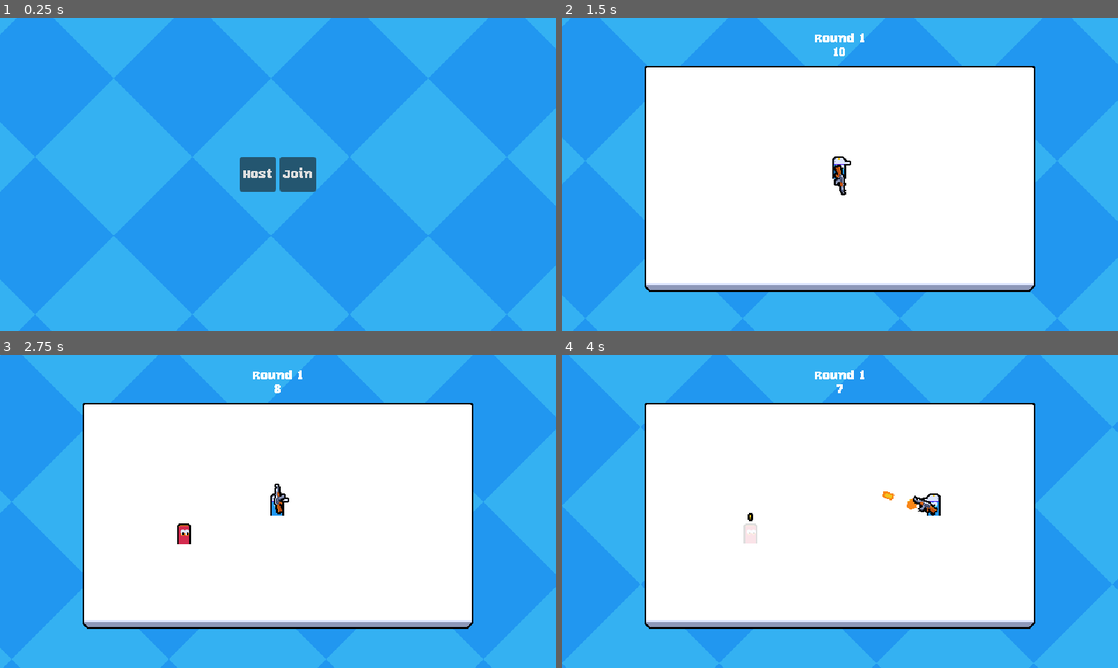
Above: before the commit, frames 1-4 (two rows, left to right).
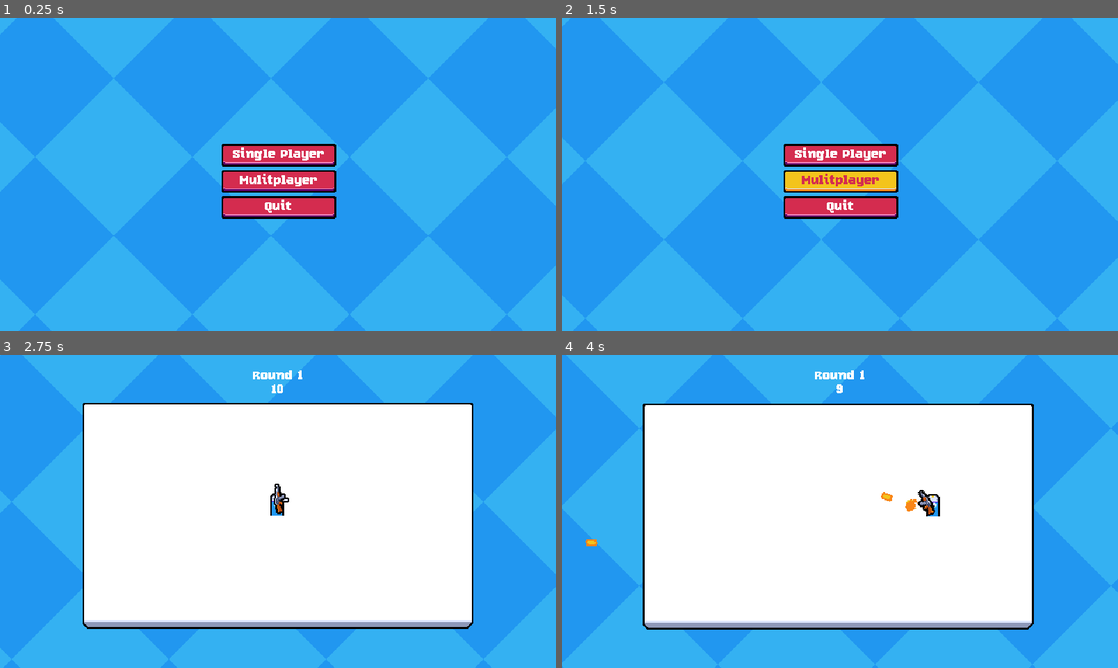
Above: after the commit, the same moments.

Repository: samprce11/2d-multiplayer-course
Game: Godot game, scene res://ui/main_menu.tscn
Same seed, same stepped clock (60 frames per second), same inputs: the game is played once before the commit and once after it.
Inputs (mouse positions are in pixels of both pictures, inside the frame that each line leads up to):
- Up to frame 1 (0.25 s): no input
- Up to frame 2 (1.5 s): click (817, 174) at 0.5 s, where only the run before the commit has a clickable "Host"; click (840, 180) at 1.25 s, where only the run after the commit has a clickable "Mulitplayer"
- Up to frame 3 (2.75 s): click (278, 492) at 2 s, where only the run after the commit has a clickable "Single Player"
- Up to frame 4 (4 s): tap Enter at 2.75 s; move the mouse to (962, 495) at 2.77 s; press the mouse at (962, 495) at 2.78 s; hold D (move_right) 2.78-3.5 s; tap Space (ui_select) at 3.02 s; release the mouse at (962, 495) at 3.5 s; drag from (728, 527) to (928, 505) at 3.52 s

The runs differ from the first frame. In frame 1, 4.6% of the frame differs, in the area x 39-61%, y 40-65%; in frame 2, 51%, in the area x 14-86%, y 4-88%; in frame 3, 0.2%; in frame 4, 3.1%.

Commit message:
added particle effects, screenshake, wincon, main menu rework

Diff:
--- a/components/hurtbox_component.gd
+++ b/components/hurtbox_component.gd
@@ -1,5 +1,7 @@
 class_name HurtboxComponent
 extends Area2D
+
+signal hit
 
 @export var health_component: HealthComponent
 
@@ -11,6 +13,7 @@
 func _handle_hit(hitbox_component: HitboxComponent):
 	hitbox_component.register_hurtbox_hit(self)
 	health_component.damage(hitbox_component.damage)
+	hit.emit()
 
 func _on_area_entered(other_area: Area2D):
 	if !is_multiplayer_authority() || other_area is not HitboxComponent:
--- /dev/null
+++ b/effects/enemy_ground_particles/enemy_ground_particles.tscn
@@ -0,0 +1,106 @@
+[gd_scene format=3 uid="uid://rdl8mfbsapy2"]
+
+[ext_resource type="Texture2D" uid="uid://cgft2qisoh7dy" path="res://assets/particles.png" id="1_x3keg"]
+
+[sub_resource type="Animation" id="Animation_x3keg"]
+length = 0.001
+tracks/0/type = "value"
+tracks/0/imported = false
+tracks/0/enabled = true
+tracks/0/path = NodePath("GPUParticles2D:emitting")
+tracks/0/interp = 1
+tracks/0/loop_wrap = true
+tracks/0/keys = {
+"times": PackedFloat32Array(0),
+"transitions": PackedFloat32Array(1),
+"update": 1,
+"values": [false]
+}
+
+[sub_resource type="Animation" id="Animation_7pyn6"]
+resource_name = "default"
+length = 15.0
+tracks/0/type = "value"
+tracks/0/imported = false
+tracks/0/enabled = true
+tracks/0/path = NodePath("GPUParticles2D:emitting")
+tracks/0/interp = 1
+tracks/0/loop_wrap = true
+tracks/0/keys = {
+"times": PackedFloat32Array(0),
+"transitions": PackedFloat32Array(1),
+"update": 1,
+"values": [true]
+}
+tracks/1/type = "method"
+tracks/1/imported = false
+tracks/1/enabled = true
+tracks/1/path = NodePath(".")
+tracks/1/interp = 1
+tracks/1/loop_wrap = true
+tracks/1/keys = {
+"times": PackedFloat32Array(15),
+"transitions": PackedFloat32Array(1),
+"values": [{
+"args": [],
+"method": &"queue_free"
+}]
+}
+
+[sub_resource type="AnimationLibrary" id="AnimationLibrary_16j3x"]
+_data = {
+&"RESET": SubResource("Animation_x3keg"),
+&"default": SubResource("Animation_7pyn6")
+}
+
+[sub_resource type="CanvasItemMaterial" id="CanvasItemMaterial_x3keg"]
+particles_animation = true
+particles_anim_h_frames = 4
+particles_anim_v_frames = 1
+particles_anim_loop = false
+
+[sub_resource type="Gradient" id="Gradient_x3keg"]
+colors = PackedColorArray(0.83137256, 0.17254902, 0.30980393, 1, 0.83137256, 0.17254902, 0.30980393, 1)
+
+[sub_resource type="GradientTexture1D" id="GradientTexture1D_7pyn6"]
+gradient = SubResource("Gradient_x3keg")
+
+[sub_resource type="Curve" id="Curve_7pyn6"]
+_data = [Vector2(0, 0), 0.0, 0.0, 0, 0, Vector2(0.006430868, 1), 0.0, 0.0, 0, 0, Vector2(0.83240217, 1), 0.0, 0.0, 0, 0, Vector2(1, 0), 0.0, 0.0, 0, 0]
+point_count = 4
+
+[sub_resource type="CurveTexture" id="CurveTexture_x3keg"]
+curve = SubResource("Curve_7pyn6")
+
+[sub_resource type="ParticleProcessMaterial" id="ParticleProcessMaterial_x3keg"]
+lifetime_randomness = 0.5
+particle_flag_disable_z = true
+emission_shape = 1
+emission_sphere_radius = 32.0
+angle_min = -720.0
+angle_max = 720.0
+gravity = Vector3(0, 0, 0)
+scale_min = 0.5
+scale_max = 1.5
+scale_curve = SubResource("CurveTexture_x3keg")
+color_initial_ramp = SubResource("GradientTexture1D_7pyn6")
+anim_offset_max = 1.0
+
+[node name="EnemyGroundParticles" type="Node2D" unique_id=812573815]
+
+[node name="AnimationPlayer" type="AnimationPlayer" parent="." unique_id=358291856]
+libraries/ = SubResource("AnimationLibrary_16j3x")
+autoplay = &"default"
+
+[node name="GPUParticles2D" type="GPUParticles2D" parent="." unique_id=561098533]
+material = SubResource("CanvasItemMaterial_x3keg")
+emitting = false
+amount = 10
+texture = ExtResource("1_x3keg")
+lifetime = 10.0
+one_shot = true
+explosiveness = 0.98
+fixed_fps = 0
+interpolate = false
+local_coords = true
+process_material = SubResource("ParticleProcessMaterial_x3keg")
--- /dev/null
+++ b/effects/enemy_impact_particles/enemy_impact_particles.tscn
@@ -0,0 +1,107 @@
+[gd_scene format=3 uid="uid://bwyu5o3vlis55"]
+
+[ext_resource type="Texture2D" uid="uid://cgft2qisoh7dy" path="res://assets/particles.png" id="1_q83w0"]
+
+[sub_resource type="Animation" id="Animation_q83w0"]
+length = 0.001
+tracks/0/type = "value"
+tracks/0/imported = false
+tracks/0/enabled = true
+tracks/0/path = NodePath("GPUParticles2D:emitting")
+tracks/0/interp = 1
+tracks/0/loop_wrap = true
+tracks/0/keys = {
+"times": PackedFloat32Array(0),
+"transitions": PackedFloat32Array(1),
+"update": 1,
+"values": [false]
+}
+
+[sub_resource type="Animation" id="Animation_o3hju"]
+resource_name = "default"
+tracks/0/type = "value"
+tracks/0/imported = false
+tracks/0/enabled = true
+tracks/0/path = NodePath("GPUParticles2D:emitting")
+tracks/0/interp = 1
+tracks/0/loop_wrap = true
+tracks/0/keys = {
+"times": PackedFloat32Array(0),
+"transitions": PackedFloat32Array(1),
+"update": 1,
+"values": [true]
+}
+tracks/1/type = "method"
+tracks/1/imported = false
+tracks/1/enabled = true
+tracks/1/path = NodePath(".")
+tracks/1/interp = 1
+tracks/1/loop_wrap = true
+tracks/1/keys = {
+"times": PackedFloat32Array(0.96666664),
+"transitions": PackedFloat32Array(1),
+"values": [{
+"args": [],
+"method": &"queue_free"
+}]
+}
+
+[sub_resource type="AnimationLibrary" id="AnimationLibrary_fboql"]
+_data = {
+&"RESET": SubResource("Animation_q83w0"),
+&"default": SubResource("Animation_o3hju")
+}
+
+[sub_resource type="CanvasItemMaterial" id="CanvasItemMaterial_q83w0"]
+particles_animation = true
+particles_anim_h_frames = 4
+particles_anim_v_frames = 1
+particles_anim_loop = false
+
+[sub_resource type="Gradient" id="Gradient_q83w0"]
+colors = PackedColorArray(0.83137256, 0.17254902, 0.30980393, 1, 0.6507925, 0.10638351, 0.22825816, 1)
+
+[sub_resource type="GradientTexture1D" id="GradientTexture1D_o3hju"]
+gradient = SubResource("Gradient_q83w0")
+
+[sub_resource type="Curve" id="Curve_o3hju"]
+_data = [Vector2(0, 0), 0.0, 0.0, 0, 0, Vector2(0.24301676, 0.99999994), 0.0, 0.0, 0, 0, Vector2(1, 0.014184356), 0.0, 0.0, 0, 0]
+point_count = 3
+
+[sub_resource type="CurveTexture" id="CurveTexture_q83w0"]
+curve = SubResource("Curve_o3hju")
+
+[sub_resource type="ParticleProcessMaterial" id="ParticleProcessMaterial_e25si"]
+lifetime_randomness = 0.5
+particle_flag_disable_z = true
+angle_min = -720.0
+angle_max = 720.0
+direction = Vector3(0, -1, 0)
+spread = 70.0
+initial_velocity_min = 100.0
+initial_velocity_max = 200.0
+angular_velocity_min = -720.0
+angular_velocity_max = 719.99994
+gravity = Vector3(0, 700, 0)
+scale_min = 0.5
+scale_curve = SubResource("CurveTexture_q83w0")
+color_initial_ramp = SubResource("GradientTexture1D_o3hju")
+anim_offset_max = 1.0
+
+[node name="EnemyImpactParticles" type="Node2D" unique_id=1849425981]
+
+[node name="AnimationTree" type="AnimationPlayer" parent="." unique_id=348694632]
+libraries/ = SubResource("AnimationLibrary_fboql")
+autoplay = &"default"
+
+[node name="GPUParticles2D" type="GPUParticles2D" parent="." unique_id=625392735]
+material = SubResource("CanvasItemMaterial_q83w0")
+emitting = false
+amount = 3
+texture = ExtResource("1_q83w0")
+lifetime = 0.4
+one_shot = true
+explosiveness = 0.9
+fixed_fps = 0
+interpolate = false
+process_material = SubResource("ParticleProcessMaterial_e25si")
--- a/entities/enemy/enemy.gd
+++ b/entities/enemy/enemy.gd
@@ -7,6 +7,10 @@
 @onready var charge_attack_timer: Timer = $ChargeAttackTimer
 @onready var hitbox_collision_shape: CollisionShape2D = $HitboxComponent/HitboxCollisionShape
 @onready var alert_sprite: Sprite2D = $AlertSprite
+@onready var hurtbox_component: HurtboxComponent = $HurtboxComponent
+
+var hit_particles_scene: PackedScene = preload("uid://bwyu5o3vlis55")
+var ground_particles_scene: PackedScene = preload("uid://rdl8mfbsapy2")
 
 var target_position: Vector2
 var state_machine: CallableStateMachine = CallableStateMachine.new()
@@ -38,6 +42,7 @@
 	if is_multiplayer_authority():
 		health_component.died.connect(_on_died)
 		state_machine.set_initial_state(state_spawn)
+		hurtbox_component.hit.connect(_on_hit)
 
 
 func _process(_delta: float) -> void:
@@ -159,6 +164,29 @@
 		alert_tween.tween_property(alert_sprite, "scale", Vector2.ZERO, .2).set_ease(Tween.EASE_IN).set_trans(Tween.TRANS_BACK)
 
 
+@rpc("authority", "call_local", "unreliable")
+func spawn_hit_particles_scene():
+	var hit_particles: Node2D = hit_particles_scene.instantiate()
+	hit_particles.global_position = hurtbox_component.global_position
+	get_parent().add_child(hit_particles)
+
+@rpc("authority", "call_local", "unreliable")
+func spawn_ground_particles_scene():
+	var death_particles: Node2D = ground_particles_scene.instantiate()
+
+	var background_node: Node = Main.background_mask
+	if !is_instance_valid(background_node):
+		background_node = get_parent()
+
+	background_node.add_child(death_particles)
+	death_particles.global_position = hurtbox_component.global_position
+
+
 func _on_died():
+	spawn_ground_particles_scene.rpc()
 	GameEvents.emit_enemy_died()
 	queue_free()
+
+
+func _on_hit():
+	spawn_hit_particles_scene.rpc()
--- a/entities/enemy/enemy.tscn
+++ b/entities/enemy/enemy.tscn
@@ -7,6 +7,7 @@
 [ext_resource type="Texture2D" uid="uid://01eommdkx5wq" path="res://entities/enemy/attack_alert.png" id="4_d50e0"]
 [ext_resource type="PackedScene" uid="uid://v03hlrv36pjd" path="res://components/hitbox_component.tscn" id="5_4wwj3"]
 [ext_resource type="PackedScene" uid="uid://c8w6852nja4j6" path="res://components/hit_flash_sprite_component.tscn" id="5_61ikd"]
+[ext_resource type="Shader" uid="uid://dwsm7d22kjd4h" path="res://resources/shaders/hit_flash.gdshader" id="6_721x4"]
 
 [sub_resource type="SceneReplicationConfig" id="SceneReplicationConfig_im2q6"]
 properties/0/path = NodePath(".:global_position")
@@ -21,6 +22,11 @@
 
 [sub_resource type="RectangleShape2D" id="RectangleShape2D_dt443"]
 size = Vector2(16, 23)
+
+[sub_resource type="ShaderMaterial" id="ShaderMaterial_eaj7m"]
+resource_local_to_scene = true
+shader = ExtResource("6_721x4")
+shader_parameter/percent = 0.0
 
 [sub_resource type="CircleShape2D" id="CircleShape2D_2iv3x"]
 radius = 5.0
@@ -66,6 +72,7 @@
 [node name="Visuals" type="Node2D" parent="." unique_id=546478987]
 
 [node name="HitFlashSpriteComponent" parent="Visuals" unique_id=1786458390 node_paths=PackedStringArray("health_component") instance=ExtResource("5_61ikd")]
+material = SubResource("ShaderMaterial_eaj7m")
 texture = ExtResource("1_ksmh7")
 centered = false
 offset = Vector2(-8, -23)
--- a/entities/player/player.gd
+++ b/entities/player/player.gd
@@ -67,6 +67,9 @@
 
 	animation_player.play("fire")
 
+	if player_input_synchronizer_component.is_multiplayer_authority():
+		GameCamera.thug_shaker(1)
+
 
 func kill():
 	if not is_multiplayer_authority():
--- /dev/null
+++ b/game_camera.gd
@@ -0,0 +1,39 @@
+class_name GameCamera
+extends Camera2D
+
+const NOISE_GROWTH: float = 750;
+const SHAKE_DECAY_RATE: float = 10;
+
+@export var noise_texture: FastNoiseLite
+@export var shake_strength: float = 8
+
+static var instance: GameCamera
+
+var noise_offset_x: float
+var noise_offset_y: float
+
+var current_shake_percentage: float
+
+
+func _ready() -> void:
+	instance = self
+
+
+func _process(delta: float) -> void:
+	if current_shake_percentage == 0.0:
+		return
+
+	noise_offset_x += NOISE_GROWTH * delta
+	noise_offset_y += NOISE_GROWTH * delta
+
+	var offset_sample_x := noise_texture.get_noise_2d(noise_offset_x, 0)
+	var offset_sample_y := noise_texture.get_noise_2d(0, noise_offset_y)
+
+	offset = Vector2(offset_sample_x, offset_sample_y) * shake_strength * current_shake_percentage * current_shake_percentage
+
+	current_shake_percentage = max(current_shake_percentage - (SHAKE_DECAY_RATE * delta), 0)
+
+
+# this is a public method used to set the camera shake amount, not thug shaking
+static func thug_shaker(shake_percent: float):
+	instance.current_shake_percentage = clamp(shake_percent, 0, 1)
--- /dev/null
+++ b/game_camera.tscn
@@ -0,0 +1,11 @@
+[gd_scene format=3 uid="uid://ybhwe22fnqan"]
+
+[ext_resource type="Script" uid="uid://d3e0d0fl2233e" path="res://game_camera.gd" id="1_a63qp"]
+
+[sub_resource type="FastNoiseLite" id="FastNoiseLite_a63qp"]
+noise_type = 3
+
+[node name="GameCamera" type="Camera2D" unique_id=917075178]
+script = ExtResource("1_a63qp")
+noise_texture = SubResource("FastNoiseLite_a63qp")
+shake_strength = 12.0
--- a/main.gd
+++ b/main.gd
@@ -1,18 +1,27 @@
+class_name Main
 extends Node
 
 const MAIN_MENU_SCENE_PATH := "res://ui/main_menu.tscn"
+
+static var background_effects: Node2D
+static var background_mask: Node2D
 
 var player_scene: PackedScene = preload("uid://cbtpejaecu2iy")
 
 @onready var multiplayer_spawner: MultiplayerSpawner = $MultiplayerSpawner
 @onready var player_spawn_position: Marker2D = $PlayerSpawnPosition
 @onready var enemy_manager: EnemyManager = $EnemyManager
+@onready var _background_effects: Node2D = $BackgroundEffects
+@onready var _background_mask: Sprite2D = %BackgroundMask
 
 var dead_peers: Array[int] = []
 var player_dictionary: Dictionary[int, Player] = {}
 
 
 func _ready() -> void:
+	background_effects = _background_effects
+	background_mask = _background_mask
+
 	multiplayer_spawner.spawn_function = func(data):
 		var player = player_scene.instantiate() as Player
 		player.name = str(data.peer_id)
@@ -28,10 +37,11 @@
 
 	peer_ready.rpc_id(1)
 
-	enemy_manager.round_completed.connect(_on_round_completed)
 	multiplayer.server_disconnected.connect(_on_server_disconnected)
 
 	if is_multiplayer_authority():
+		enemy_manager.round_completed.connect(_on_round_completed)
+		enemy_manager.game_completed.connect(_on_game_completed)
 		multiplayer.peer_connected.connect(_on_peer_disconnected)
 
 
@@ -94,3 +104,7 @@
 		if is_instance_valid(player):
 			player.kill()
 		player_dictionary.erase(peer_id)
+
+
+func _on_game_completed():
+	end_game()
--- a/main.tscn
+++ b/main.tscn
@@ -4,6 +4,8 @@
 [ext_resource type="Texture2D" uid="uid://b1mpigq13ymsi" path="res://assets/arena.png" id="2_0xm2m"]
 [ext_resource type="PackedScene" uid="uid://dvcebq4yhx0m7" path="res://managers/enemy_manager.tscn" id="2_h2yge"]
 [ext_resource type="PackedScene" uid="uid://bflvg8c6w88mt" path="res://ui/game_ui.tscn" id="3_1bvp3"]
+[ext_resource type="PackedScene" uid="uid://ybhwe22fnqan" path="res://game_camera.tscn" id="4_7mycd"]
+[ext_resource type="Texture2D" uid="uid://de60vds8x57n6" path="res://assets/clip_mask.png" id="5_lquwl"]
 
 [sub_resource type="RectangleShape2D" id="RectangleShape2D_2iv3x"]
 size = Vector2(32, 300)
@@ -26,6 +28,10 @@
 
 [node name="GameUI" parent="." unique_id=2001139493 node_paths=PackedStringArray("enemy_manager") instance=ExtResource("3_1bvp3")]
 enemy_manager = NodePath("../EnemyManager")
+
+[node name="GameCamera" parent="." unique_id=917075178 instance=ExtResource("4_7mycd")]
+position = Vector2(320, 180)
+metadata/_edit_lock_ = true
 
 [node name="PlayerSpawnPosition" type="Marker2D" parent="." unique_id=816225552]
 position = Vector2(320, 185)
@@ -81,5 +87,13 @@
 shape = SubResource("RectangleShape2D_0xm2m")
 metadata/_edit_lock_ = true
 
+[node name="BackgroundEffects" type="Node2D" parent="." unique_id=575387310]
+
+[node name="BackgroundMask" type="Sprite2D" parent="BackgroundEffects" unique_id=68194497]
+unique_name_in_owner = true
+clip_children = 1
+position = Vector2(320, 180)
+texture = ExtResource("5_lquwl")
+
 [node name="YSortRoot" type="Node2D" parent="." unique_id=1197392243]
 y_sort_enabled = true
--- a/managers/enemy_manager.gd
+++ b/managers/enemy_manager.gd
@@ -3,11 +3,13 @@
 
 signal round_changed(round_number: int)
 signal round_completed
+signal game_completed
 
 const ROUND_BASE_TIME: int = 10
 const ROUND_GROWTH: int = 5
 const BASE_ENEMY_SPAWN_TIME: float = 2.0
 const ENEMY_SPAWN_TIME_GROWTH: float = .15
+const MAX_ROUNDS: int = 10
 
 @export var enemy_scene: PackedScene
 @export var enemy_spawn_root: Node
@@ -79,7 +81,18 @@
 
 	if spawned_enemy_count == 0:
 		round_completed.emit()
-		begin_round()
+		if round_count == MAX_ROUNDS:
+			game_complete()
+		else:
+			begin_round()
+
+
+func game_complete():
+	await get_tree().create_timer(2).timeout
+	game_completed.emit()
+
+
+
 
 func get_random_spawn_position():
 	var x = randf_range(0, spawn_rect.size.x)
--- a/resources/theme.tres
+++ b/resources/theme.tres
@@ -1,7 +1,52 @@
 [gd_resource type="Theme" format=3 uid="uid://b5s4yc1meb7p3"]
 
+[ext_resource type="Texture2D" uid="uid://6lkfkgjrovnq" path="res://assets/ui/buttons.png" id="1_7ct1h"]
 [ext_resource type="FontFile" uid="uid://shkv2qf7ckdu" path="res://resources/fonts/KarenFat.ttf" id="1_d4nwg"]
+
+[sub_resource type="StyleBoxTexture" id="StyleBoxTexture_b751m"]
+texture = ExtResource("1_7ct1h")
+texture_margin_left = 4.0
+texture_margin_top = 4.0
+texture_margin_right = 4.0
+texture_margin_bottom = 6.0
+region_rect = Rect2(48, 2, 16, 16)
+
+[sub_resource type="StyleBoxEmpty" id="StyleBoxEmpty_7ct1h"]
+
+[sub_resource type="StyleBoxTexture" id="StyleBoxTexture_7ct1h"]
+texture = ExtResource("1_7ct1h")
+texture_margin_left = 4.0
+texture_margin_top = 4.0
+texture_margin_right = 4.0
+texture_margin_bottom = 6.0
+region_rect = Rect2(16, 2, 16, 16)
+
+[sub_resource type="StyleBoxTexture" id="StyleBoxTexture_mlqe4"]
+texture = ExtResource("1_7ct1h")
+texture_margin_left = 4.0
+texture_margin_top = 4.0
+texture_margin_right = 4.0
+texture_margin_bottom = 6.0
+region_rect = Rect2(0, 2, 16, 16)
+
+[sub_resource type="StyleBoxTexture" id="StyleBoxTexture_886mr"]
+texture = ExtResource("1_7ct1h")
+texture_margin_left = 4.0
+texture_margin_top = 5.0
+texture_margin_right = 4.0
+texture_margin_bottom = 5.0
+region_rect = Rect2(32, 2, 16, 16)
 
 [resource]
 default_font = ExtResource("1_d4nwg")
 default_font_size = 16
+Button/colors/font_color = Color(1, 1, 1, 1)
+Button/colors/font_disabled_color = Color(1, 1, 1, 1)
+Button/colors/font_focus_color = Color(1, 1, 1, 1)
+Button/colors/font_hover_color = Color(0.83137256, 0.17254902, 0.30980393, 1)
+Button/colors/font_hover_pressed_color = Color(1, 1, 1, 1)
+Button/styles/disabled = SubResource("StyleBoxTexture_b751m")
+Button/styles/focus = SubResource("StyleBoxEmpty_7ct1h")
+Button/styles/hover = SubResource("StyleBoxTexture_7ct1h")
+Button/styles/normal = SubResource("StyleBoxTexture_mlqe4")
+Button/styles/pressed = SubResource("StyleBoxTexture_886mr")
--- a/ui/main_menu.gd
+++ b/ui/main_menu.gd
@@ -5,21 +5,25 @@
 
 var main_scene: PackedScene = preload("uid://btnxxhwfb26pw")
 
-@onready var host_button: Button = $HBoxContainer/HostButton
-@onready var join_button: Button = $HBoxContainer/JoinButton
+@onready var single_player_button: Button = $VBoxContainer/SinglePlayerButton
+@onready var multiplayer_button: Button = $VBoxContainer/MultiplayerButton
+@onready var quit_button: Button = $VBoxContainer/QuitButton
 
 
 func _ready() -> void:
-	host_button.pressed.connect(_on_host_pressed)
-	join_button.pressed.connect(_on_join_pressed)
+	single_player_button.pressed.connect(_on_single_player_button_pressed)
+	multiplayer_button.pressed.connect(_on_multiplayer_button)
+	quit_button.pressed.connect(_on_quit_button)
 
 	multiplayer.connected_to_server.connect(_on_connected_to_server)
+
 
 func _on_host_pressed() -> void:
 	var server_peer: ENetMultiplayerPeer = ENetMultiplayerPeer.new()
 	server_peer.create_server(PORT)
 	multiplayer.multiplayer_peer = server_peer
 	get_tree().change_scene_to_packed(main_scene)
+
 
 func _on_join_pressed() -> void:
 	var client_peer: ENetMultiplayerPeer  = ENetMultiplayerPeer.new()
@@ -29,3 +33,15 @@
 
 func  _on_connected_to_server() -> void:
 	get_tree().change_scene_to_packed(main_scene)
+
+
+func _on_single_player_button_pressed():
+	get_tree().change_scene_to_packed(main_scene)
+
+
+func _on_multiplayer_button():
+	pass
+
+
+func _on_quit_button():
+	get_tree().quit()
--- a/ui/main_menu.tscn
+++ b/ui/main_menu.tscn
@@ -11,7 +11,8 @@
 grow_vertical = 2
 script = ExtResource("1_t7e0r")
 
-[node name="HBoxContainer" type="HBoxContainer" parent="." unique_id=125296711]
+[node name="VBoxContainer" type="VBoxContainer" parent="." unique_id=1797548858]
+custom_minimum_size = Vector2(132, 0)
 layout_mode = 1
 anchors_preset = 8
 anchor_left = 0.5
@@ -20,16 +21,21 @@
 anchor_bottom = 0.5
 offset_left = -43.0
 offset_top = -20.0
-offset_right = 43.0
-offset_bottom = 20.0
+offset_right = 45.0
+offset_bottom = 36.0
 grow_horizontal = 2
 grow_vertical = 2
 
-[node name="HostButton" type="Button" parent="HBoxContainer" unique_id=1924737808]
+[node name="SinglePlayerButton" type="Button" parent="VBoxContainer" unique_id=281221965]
 layout_mode = 2
-text = "Host"
+text = "Single Player
+"
 
-[node name="JoinButton" type="Button" parent="HBoxContainer" unique_id=945274543]
+[node name="MultiplayerButton" type="Button" parent="VBoxContainer" unique_id=1924737808]
 layout_mode = 2
-text = "Join
+text = "Mulitplayer"
+
+[node name="QuitButton" type="Button" parent="VBoxContainer" unique_id=945274543]
+layout_mode = 2
+text = "Quit
 "
Binary file added: assets/clip_mask.png
Not shown, added: assets/clip_mask.png.import
Binary file added: assets/ui/buttons.png
Not shown, added: assets/ui/buttons.png.import
Not shown, added: game_camera.gd.uid
